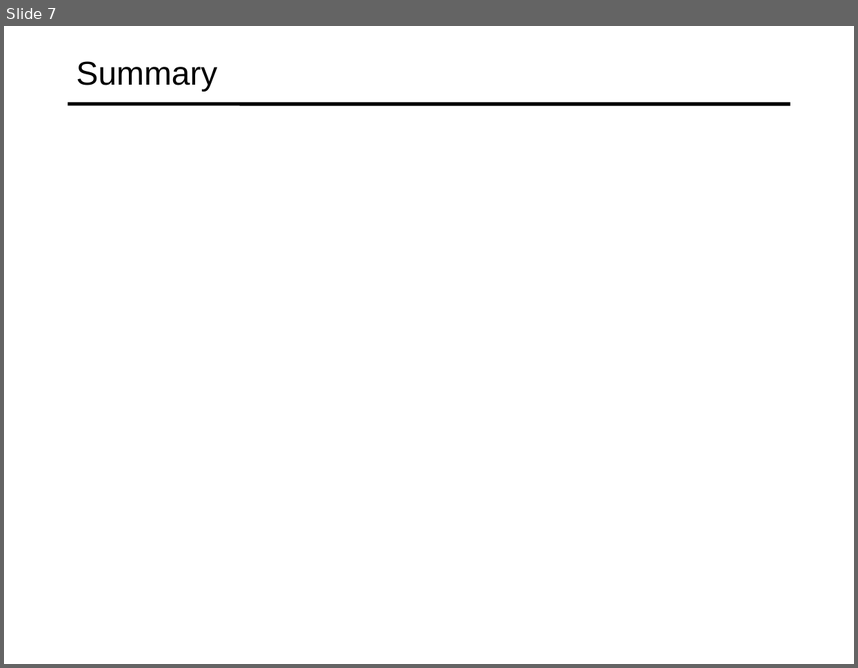
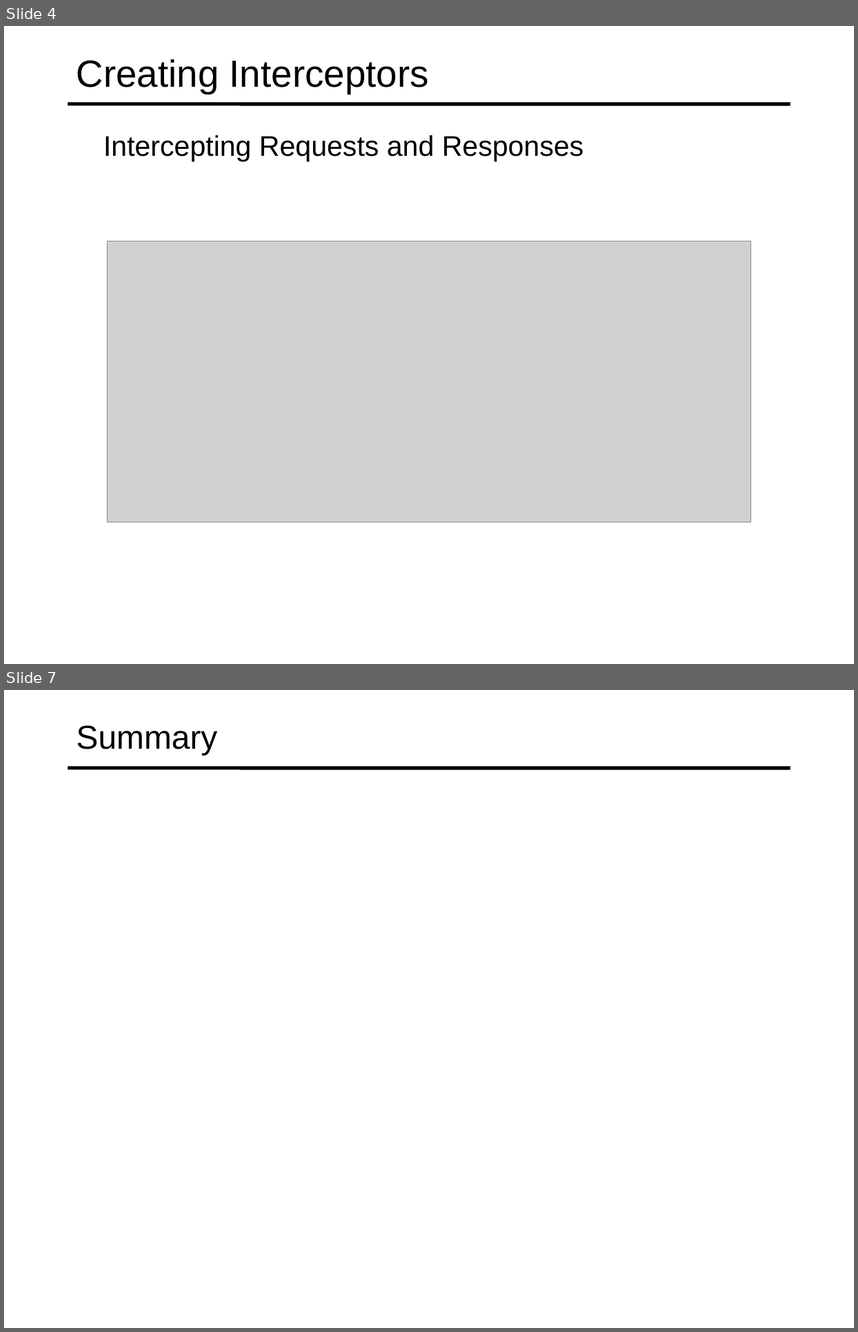
Before and after one commit to specter01wj/Jago_Link_Training, a slide deck: Angular/Angular12/Deep Dive/Angular HTTP Communication/3_Creating_Interceptors/L3_Creating_Interceptors.ppt. Shown one above the other, each under a label of ours: slide 7 before the commit, slides 4 and 7 after it; the slides between them are not shown. The pictures are 858x668 and 858x1332 pixels, drawn with LibreOffice and Linux fonts; fonts in the diff are those of the drawing; grey boxes stand for pictures. Boxes give left, top, right and bottom in pixels: in the first picture for what was removed or moved away, otherwise in the second. Text is boxed around its words. In the diff, an @@ line names an element or a change of style, - is before the commit and + after.

```diff
--- a/Angular/Angular12/Deep Dive/Angular HTTP Communication/3_Creating_Interceptors/L3_Creating_Interceptors.ppt
+++ b/Angular/Angular12/Deep Dive/Angular HTTP Communication/3_Creating_Interceptors/L3_Creating_Interceptors.ppt
@@ slide 4 added at [4,26,854,664], background #FFFFFF; not listed: 1 template element that a slide beside it also shows @@
@@ title added at [76,59,429,94], 32 pt, text #000000 @@
+Creating Interceptors
@@ text added at [103,135,584,161], 24 pt, text #000000 @@
+  Intercepting Requests and Responses
@@ picture added at [107,241,751,521] @@
```
Also in this commit, not shown: 2 slides changed, 3 other slides added, 4 slides removed, 2 other files.
